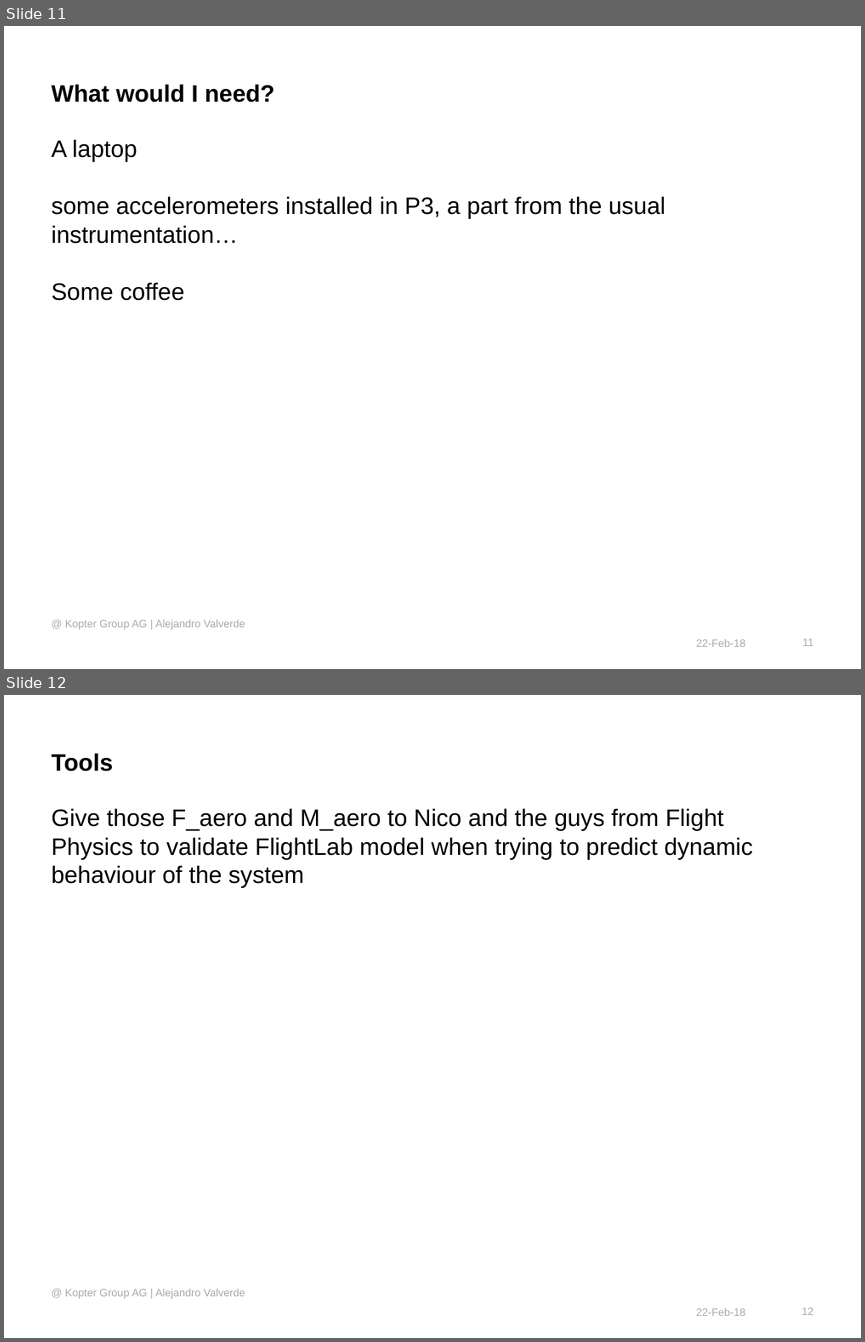
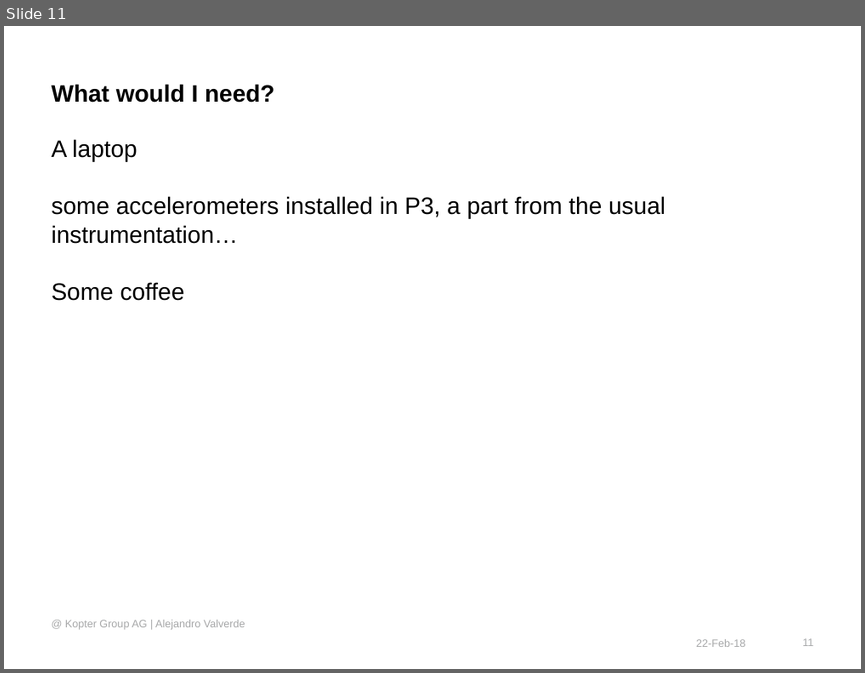
Before and after one commit to wuyou33/kopter, a slide deck: s_id/docs/System Identification to support Flight Test activities - proposal.pptx. Shown one above the other, each under a label of ours: slides 11 and 12 before the commit, slide 11 after it. The pictures are 865x1342 and 865x673 pixels, drawn with LibreOffice and Linux fonts; fonts in the diff are those of the drawing; background and template pictures are left out. Boxes give left, top, right and bottom in pixels: in the first picture for what was removed or moved away, otherwise in the second. Text is boxed around its words. In the diff, an @@ line names an element or a change of style, - is before the commit and + after.

```diff
--- a/s_id/docs/System Identification to support Flight Test activities - proposal.pptx
+++ b/s_id/docs/System Identification to support Flight Test activities - proposal.pptx
@@ slide 12 removed at [4,695,861,1338], background #FFFFFF @@
@@ title removed at [52,753,114,771] @@
-Tools
@@ text removed at [52,808,753,888] @@
-Give those F_aero and M_aero to Nico and the guys from Flight Physics to validate FlightLab model when trying to predict dynamic behaviour of the system
@@ text removed at [65,1288,245,1299] @@
-@ Kopter Group AG | Alejandro Valverde
@@ text removed at [696,1308,745,1315] @@
-22-Feb-18
@@ page number removed at [801,1307,813,1315] @@
-12
```
Also in this commit, not shown: 7 slides changed, 3 slides added, 2 other slides removed, 1 other file.
